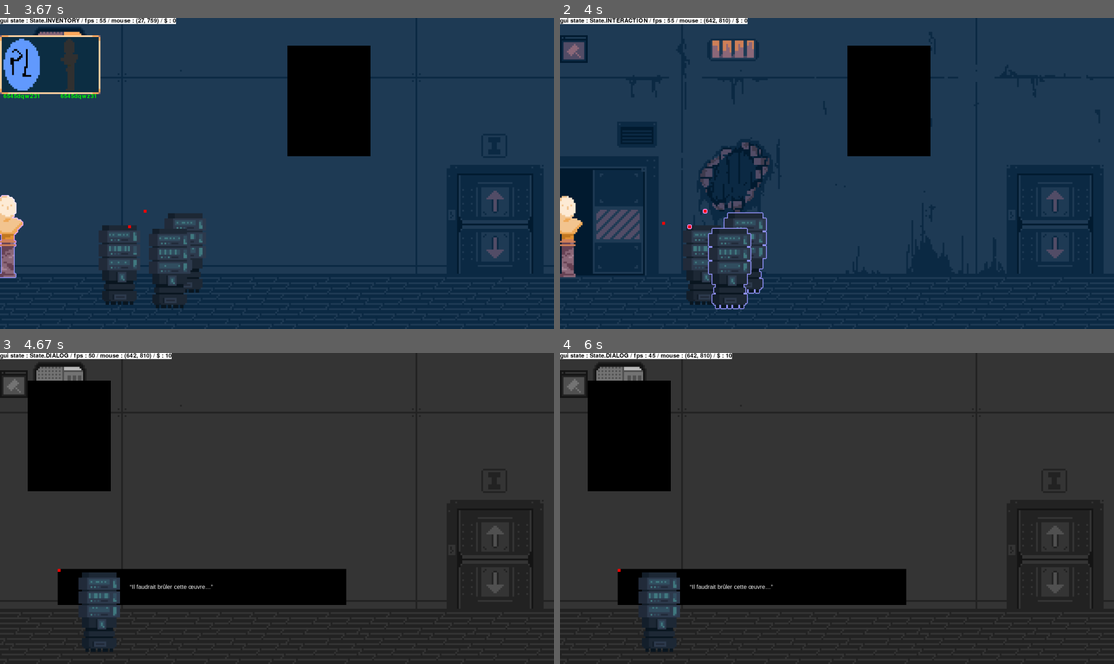
Above: before the commit, frames 1-4 (two rows, left to right).
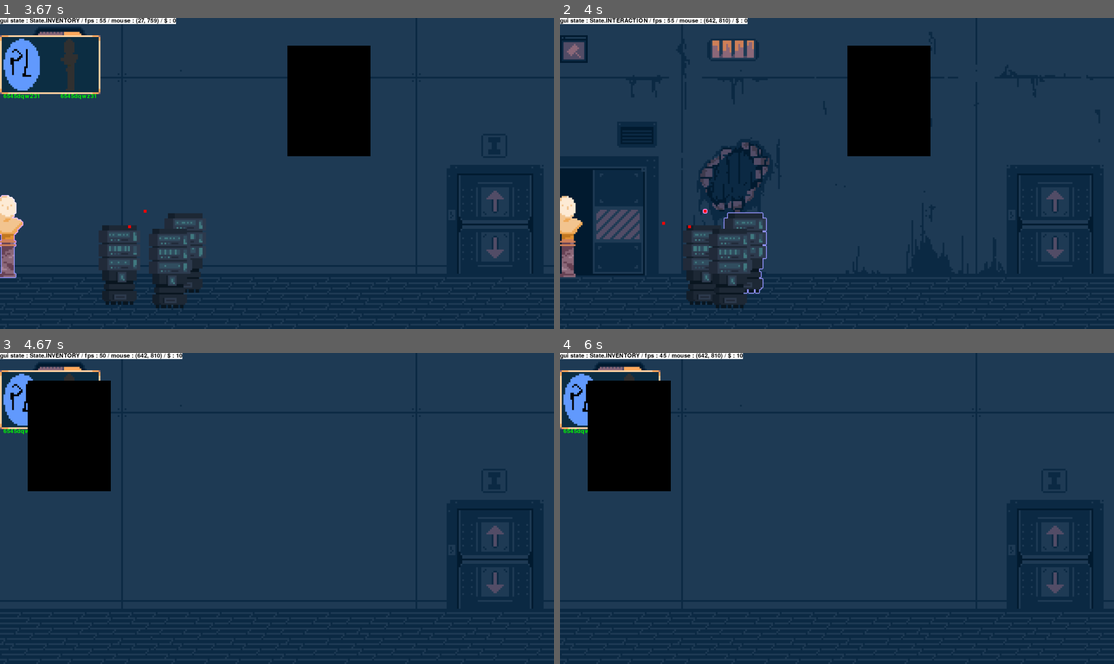
Above: after the commit, the same moments.

Repository: PouchyCorp/TrophNSI
Game: pygame game, started from sources/main.py
Two runs of this game, one before a commit and one after it. Both use one fixed random seed, a clock stepped at 60 frames per second and the inputs below.
Inputs (mouse positions are in pixels of both pictures, inside the frame that each line leads up to):
- Up to frame 1 (3.67 s): tap B at 0.33, 0.82, 3.05 s; hold Up 0.67-1.13 s; tap Space at 0.73, 1.03, 1.57, 2.57, 2.97, 3.37 s; click (66, 101) at 1.22 s; hold Down 1.5-1.8 s; click (72, 64) at 1.88 s; click (5, 235) at 2.22 s; hold Up 2.5-2.87 s; hold Down 2.9-3.27 s; hold Up 3.3-3.6 s; tap  at 3.45 s; hold Down from 3.63 s (still down)
- Up to frame 2 (4 s): tap Space at 3.7 s; release Down at 3.93 s
- Up to frame 3 (4.67 s): click (182, 586) at 4.02 s; hold Up from 4.3 s (still down); tap Space at 4.37 s; tap  at 4.45 s
- Up to frame 4 (6 s): release Up at 4.67 s; hold Down 4.7-5.07 s; tap Space at 4.77, 5.17, 5.5, 5.83 s; hold Up 5.1-5.4 s; tap B at 5.25 s; hold Down 5.43-5.73 s; tap  at 5.58 s; hold Up from 5.77 s (still down)

Frame 1 is identical in both runs. In frame 2, 0.2% of the frame differs, in the area x 22-35%, y 66-94%; in frame 3, 93%; in frame 4, 93%, in the area x 0-100%, y 0-100%.

Commit message:
update timermanager et etat de réaction des bots

Diff:
--- a/sources/main.py
+++ b/sources/main.py
@@ -51,7 +51,7 @@
 popups: list[Popup] = []
 
 # test hivemind
-hivemind = Hivemind(60, 600)
+hivemind = Hivemind(60, 600, TIMER)
 anim = Animation(sprite.SPRITESHEET_BOT, 0, 7)
 
 inventory: Inventory = Inventory()
--- a/sources/objects/bot.py
+++ b/sources/objects/bot.py
@@ -17,7 +17,7 @@
 possible_reaction = ['waw', 'bof', 'uwu', 'owo', 'noob']
 
 class Hivemind:
-    def __init__(self, line_start : int, line_stop : int) -> None:
+    def __init__(self, line_start : int, line_stop : int, TIMER : TimerManager) -> None:
         """supreme entity governing the bots
             All hail the hivemind,
             All hail the hivemind !"""
@@ -25,13 +25,20 @@
         self.liberated_bots : list[Bot] = []
         self.line_start_x = line_start
         self.line_stop_x = line_stop
-
+        self.react_time_min, self.react_time_max = 30, 60
         self.bot_placeable_pointer : subplaceable.BotPlaceable = None
 
         assert self.line_stop_x > self.line_start_x, "stop before start"
 
         step = (self.line_stop_x - self.line_start_x) // len(self.inline_bots)
         self.x_lookup_table = [(step*i)+self.line_start_x for i in range(len(self.inline_bots))]
+        TIMER.create_timer(randint(self.react_time_min,self.react_time_max),self.create_react_bot, arguments=[TIMER])
+
+    def create_react_bot(self, TIMER : TimerManager):
+        if self.liberated_bots:
+            random_bot = choice(self.liberated_bots)
+            random_bot.is_reacting = True
+        TIMER.create_timer(randint(self.react_time_min,self.react_time_max),self.create_react_bot, arguments=[TIMER])
 
     def add_bot(self):
         #checks if last place is empty
@@ -138,7 +145,7 @@
         self.door_x = 1998
         self.exit_coords = Coord(1, (0,0))
 
-        self.is_reacting = True
+        self.is_reacting = False
 
 
     @property
@@ -193,6 +200,7 @@
 
                 self.move_to_target_coord()
                 self.surf = self.anim_idle.get_frame()
+
             case BotStates.WATCH:
                 draw.rect(self.surf, "green", (0,0,10,10))
 
--- a/sources/objects/timermanager.py
+++ b/sources/objects/timermanager.py
@@ -6,25 +6,25 @@
         self.timers : list[dict] = []
 
     def create_timer(self,duration : float, func, repeat : bool = False, arguments : tuple = ()):
-         """duration in miliseconds"""
-         self.timers.append({"creation_time" : time(), "duration" : duration, "func" : func, "repeat" : repeat, "args" : arguments})
+        """duration in seconds (accepts float)"""
+        self.timers.append({"creation_time" : time(), "duration" : duration, "func" : func, "repeat" : repeat, "args" : arguments})
 
     def update(self):
         """DO NOT USE OTHER THAN IN THE MAIN LOOP"""
         current_time = time()
-        new_list = self.timers.copy()
+        timers_to_suppr = []
         for timer in self.timers:
             #check if timer over its duration
             if current_time - timer["creation_time"] >= timer["duration"]:
-                #print(f'executing {timer["func"].__name__}')
-                timer["func"](*timer["args"])
-
                 if not timer['repeat']:
-                    new_list.remove(timer)
+                    timers_to_suppr.append(timer)
                 else:
                     timer['creation_time'] = current_time
 
-        self.timers = new_list
+                timer["func"](*timer["args"])
+
+        for timer in timers_to_suppr:
+            self.timers.remove(timer)
 
 
 
